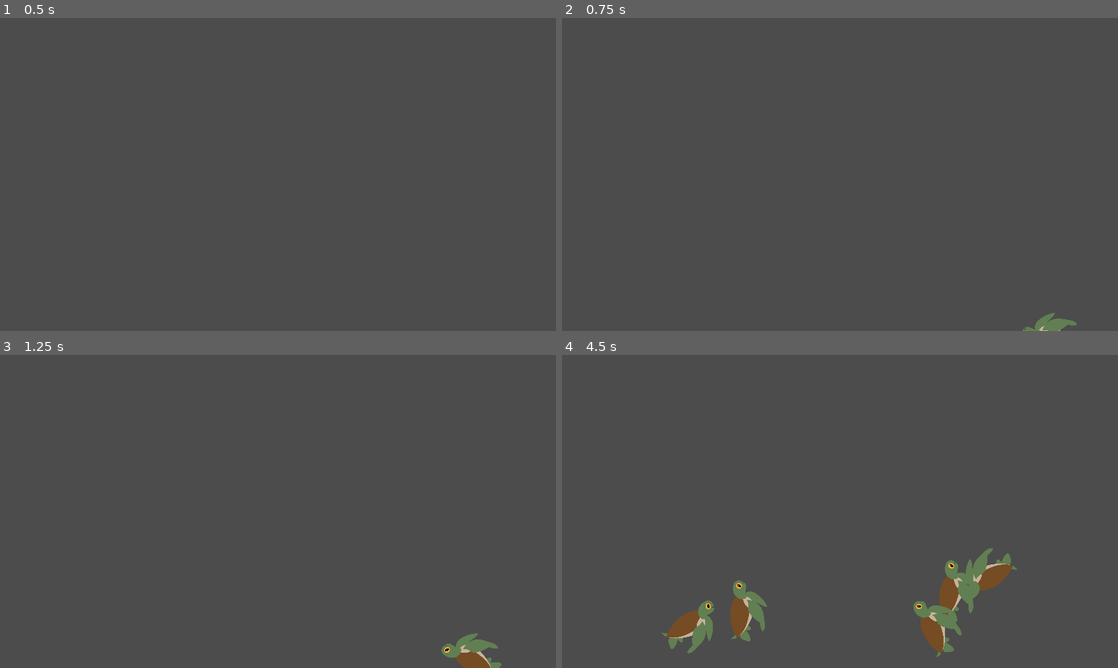
Above: before the commit, frames 1-4 (two rows, left to right).
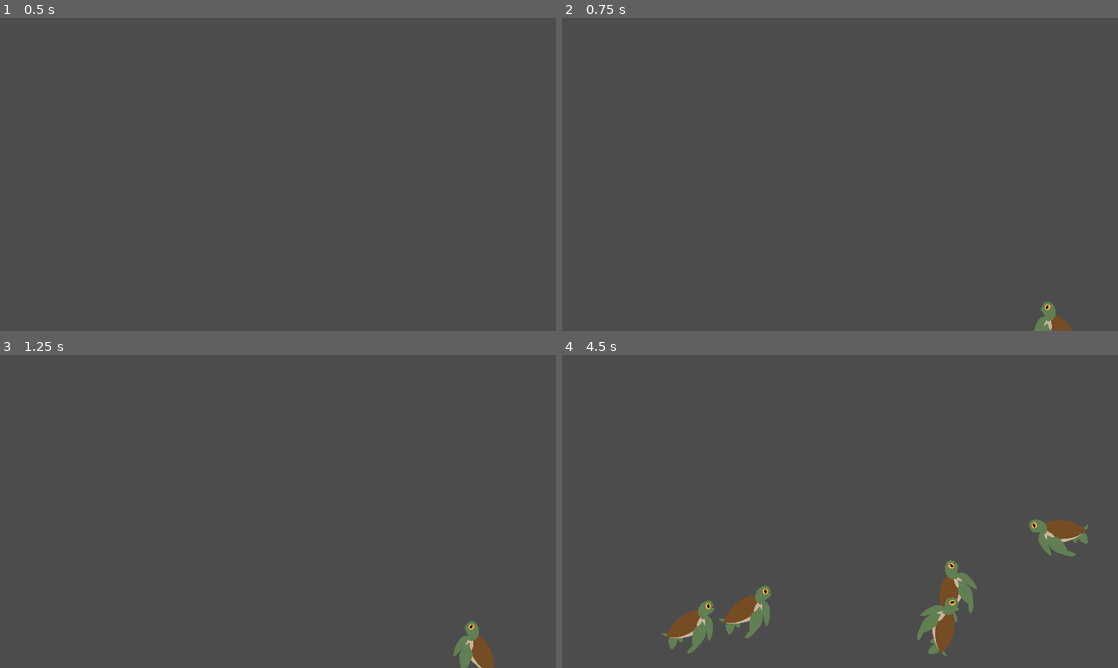
Above: after the commit, the same moments.

Repository: RobinRenggli/godotwildjam41
Game: Godot game, scene res://Ocean.tscn
Two runs of this game, one before a commit and one after it. Both use one fixed random seed, a clock stepped at 60 frames per second and the inputs below. The engine's default icon, where the game draws it, is replaced by a stand-in: a white triangle on a blue panel in a dark square.
Inputs:
- Up to frame 1 (0.5 s): no input
- Up to frame 2 (0.75 s): tap Enter at 0.5 s; tap Space (spawn) at 0.6 s
- Up to frame 3 (1.25 s): no input
- Up to frame 4 (4.5 s): tap Space (spawn) every 0.75 s from 1.35 to 4.35 s

Frame 1 is identical in both runs. In frame 2, 0.3% of the frame differs, in the area x 82-93%, y 90-100%; in frame 3, 0.6%; in frame 4, 3.0%, in the area x 28-95%, y 52-97%.

Commit message:
fix sprite rotation

Diff:
--- a/GodotProjectFolder/BasicMovement.gd
+++ b/GodotProjectFolder/BasicMovement.gd
@@ -1,18 +1,19 @@
 extends Node
 
 onready var creature = self.get_parent()
+onready var creatureSprite = creature.get_node("Sprite")
 onready var directionIndicator = Vector2(Constants.window_width/2, Constants.window_height/2)
+
 
 var velocity = Vector2(1,0)
 var directionIndicatorVelocity = Vector2(1,0)
 
-func move(speed, CreatureSprite):
+func move(speed):
 	directionIndicator = directionIndicator + directionIndicatorVelocity * speed * 2
-	if out_of_bounds():
-		directionIndicator = Vector2(rand_range(0, Constants.window_width), rand_range(0, Constants.window_height))
+	handle_out_of_bounds()
 
 	velocity = (directionIndicator - creature.global_position).normalized()
-	CreatureSprite.rotation = velocity.angle()
+	rotate_sprite()
 
 	var collision = creature.move_and_collide(velocity * speed)
 
@@ -24,9 +25,16 @@
 func _on_Timer_timeout():
 	directionIndicatorVelocity = Vector2(rand_range(-1,1), rand_range(-1,1)).normalized()
 
-func out_of_bounds():
-	if  (directionIndicator.x > Constants.window_width || directionIndicator.x < 0):
-		return true
-	if (directionIndicator.y > Constants.window_height || directionIndicator.y < 0):
-		return true
-	return false
+func handle_out_of_bounds():
+	if  directionIndicator.x > Constants.window_width || directionIndicator.x < 0:
+		directionIndicatorVelocity.x *= -1
+	if directionIndicator.y > Constants.window_height || directionIndicator.y < 0:
+		directionIndicatorVelocity.y *= -1
+
+func rotate_sprite():
+	if velocity.x > 0:
+		creatureSprite.set_flip_h(false)
+		creatureSprite.rotation = velocity.angle()
+	else:
+		creatureSprite.set_flip_h(true)
+		creatureSprite.rotation = (velocity * -1).angle()
--- a/GodotProjectFolder/Creatures/Creature.gd
+++ b/GodotProjectFolder/Creatures/Creature.gd
@@ -2,13 +2,12 @@
 
 onready var Stats = $Stats
 onready var Movement = $Movement
-onready var CreatureSprite = $Sprite
 
 func _ready():
 	pass # Replace with function body.
 
 func _physics_process(delta):
-	Movement.move(Stats.speed * delta * Constants.delta_factor, CreatureSprite)
+	Movement.move(Stats.speed * delta * Constants.delta_factor)
 
 func _on_Body_area_entered(area):
 	PlayerStats.change_currency(1)
